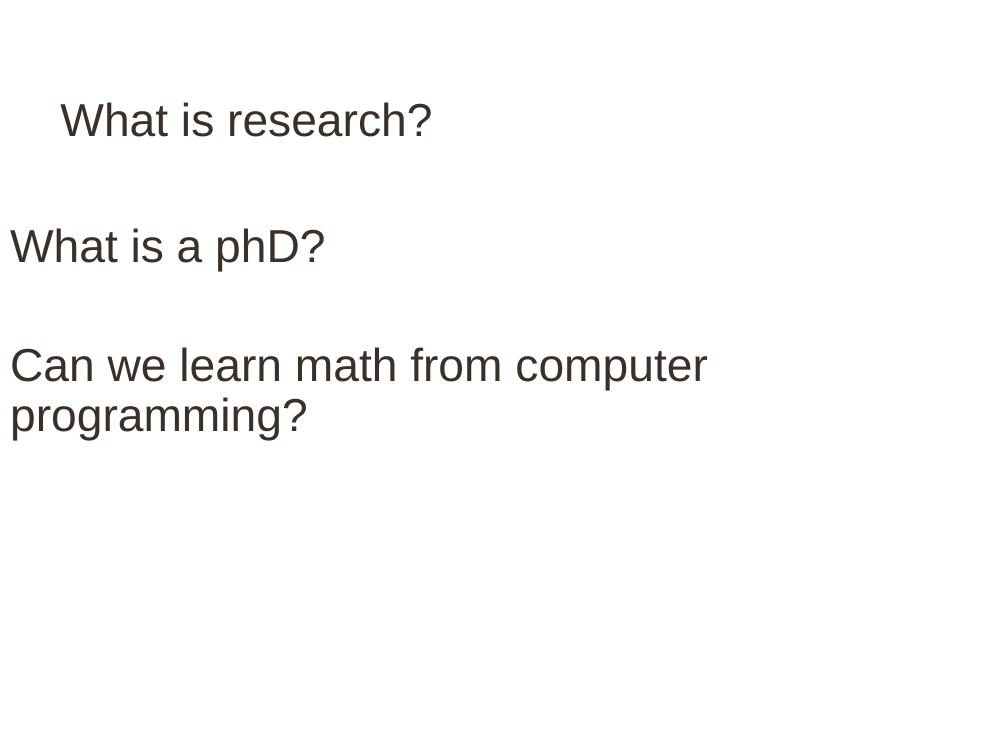
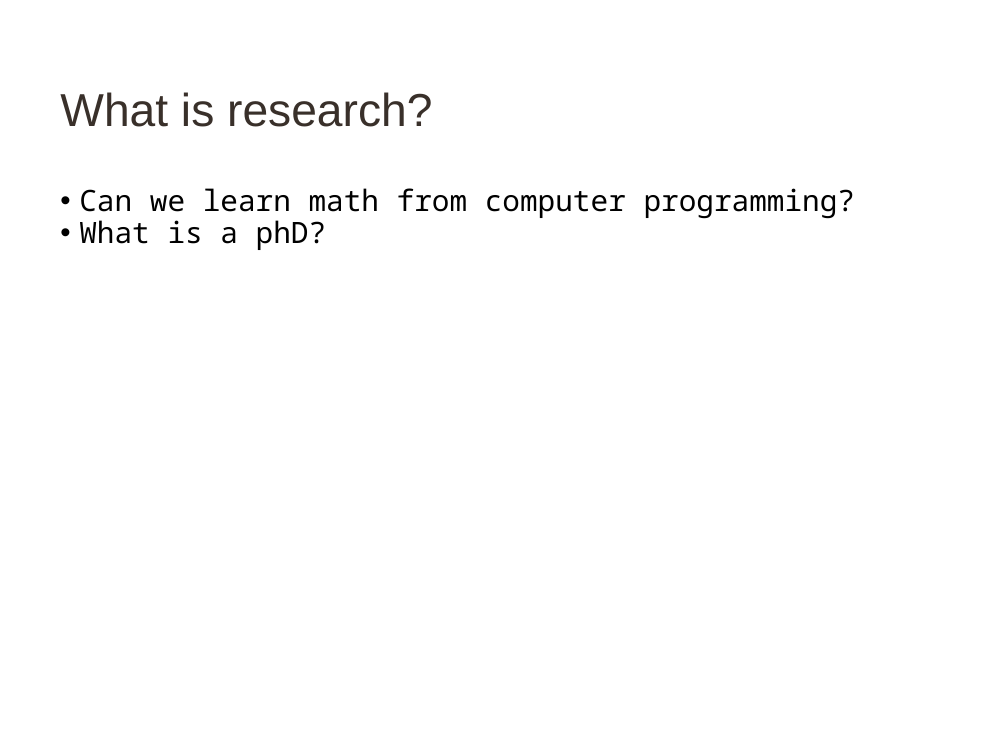
Before and after one commit to taps3/bootstrapcsp, a slide deck: slide 3 of bootstrapcsp_slidedeck.pptx (slide 16 before the commit). Drawn at 1008x756 pixels with LibreOffice and Linux fonts; fonts in the diff are those of the drawing. Boxes give left, top, right and bottom in pixels: in the first picture for what was removed or moved away, otherwise in the second. Text is boxed around its words. In the diff, an @@ line names an element or a change of style, - is before the commit and + after.

```diff
--- a/bootstrapcsp_slidedeck.pptx
+++ b/bootstrapcsp_slidedeck.pptx
@@ title "What is research?" moved from (x1=60, y1=102, x2=432, y2=137) to (x1=60, y1=92, x2=432, y2=127) @@
@@ text "Can we learn math from ..." moved from (x1=10, y1=347, x2=707, y2=441) to (x1=79, y1=188, x2=856, y2=250) @@
@@ text "Can we learn math from ..." at (x1=79, y1=188, x2=856, y2=250): vertical alignment bottom to top @@
@@ text at (x1=79, y1=188, x2=856, y2=219): size 33 to 21 pt, font Arial to Noto Sans Mono, text colour #39302A to #000000 in "Can we learn math from computer programming?"; bullet none to • @@
@@ title removed at (x1=10, y1=228, x2=325, y2=271) @@
-What is a phD?
@@ text at (x1=79, y1=220, x2=327, y2=250): paragraph added @@
+• What is a phD?
```
Also in this commit, not shown: 148 other slides changed, 1 slide added, 2 slides removed, 15 other files.
